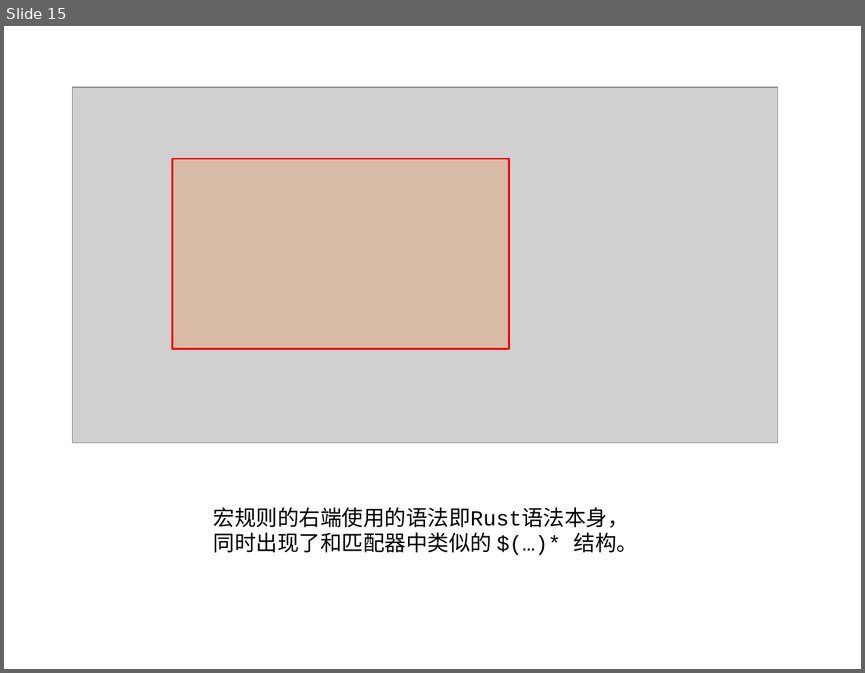
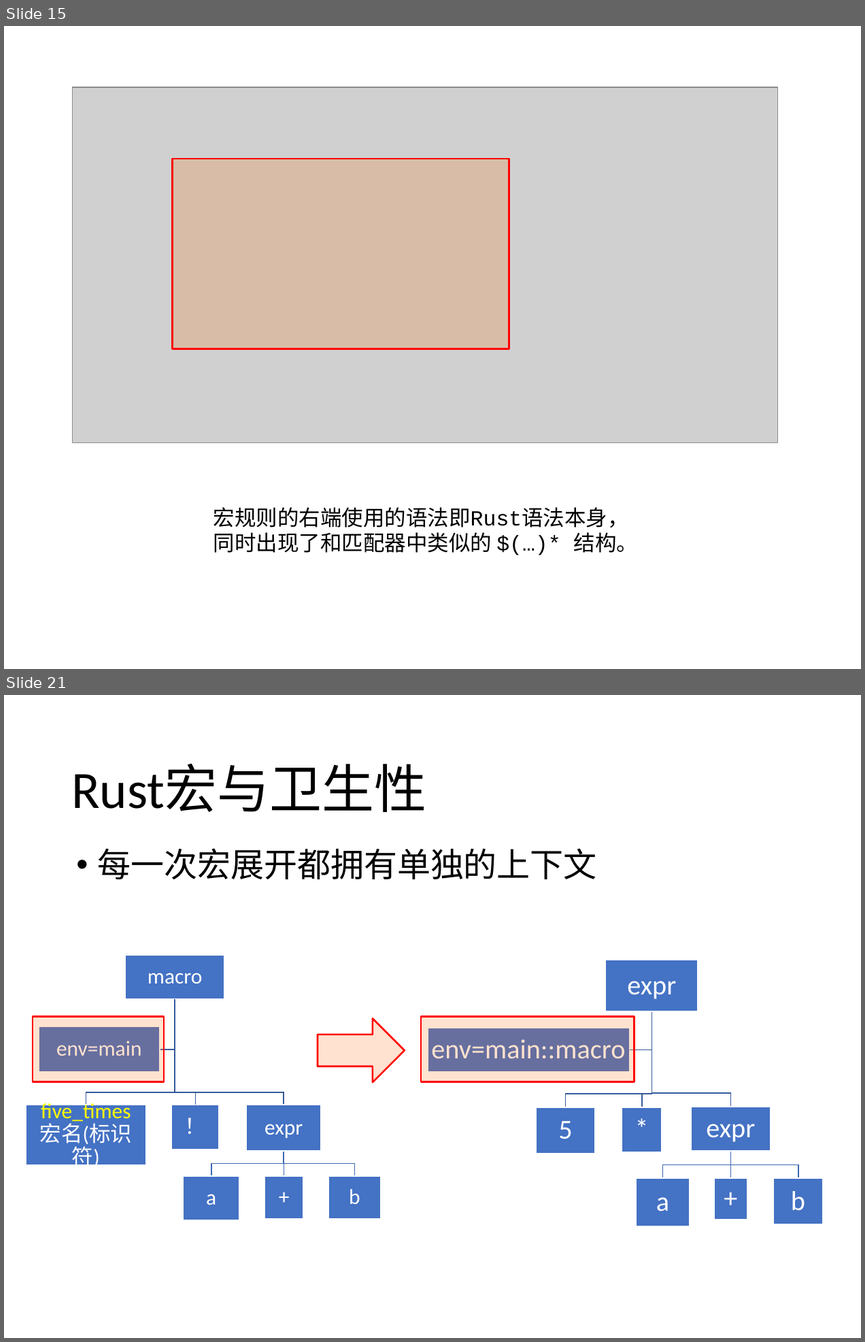
Before and after one commit to agave233/teamwork-14-Macro, a slide deck: Slides/Rust Part Slides.pptx. Shown one above the other, each under a label of ours: slide 15 before the commit, slides 15 and 21 after it; the slides between them are not shown. The pictures are 865x673 and 865x1342 pixels, drawn with LibreOffice and Linux fonts; fonts in the diff are those of the drawing; grey boxes stand for pictures. Boxes give left, top, right and bottom in pixels: in the first picture for what was removed or moved away, otherwise in the second. Text is boxed around its words. In the diff, an @@ line names an element or a change of style, - is before the commit and + after.

```diff
--- a/Slides/Rust Part Slides.pptx
+++ b/Slides/Rust Part Slides.pptx
@@ slide 21 added at (4, 695, 861, 1338), background #FFFFFF @@
@@ title added at (71, 764, 426, 812), 44 pt, text #000000 @@
+Rust宏与卫生性
@@ text added at (98, 848, 597, 879), 28 pt, text #000000 @@
+• 每一次宏展开都拥有单独的上下文
@@ rectangle added at (33, 1016, 163, 1081), fill #FF6600 at 19% opacity, outline #FF0000 1.5 pt @@
@@ right arrow added at (317, 1018, 404, 1081), fill #FF6600 at 19% opacity, outline #FF0000 1.5 pt @@
@@ rectangle added at (422, 1016, 634, 1081), fill #FF6600 at 19% opacity, outline #FF0000 1.5 pt @@
@@ group added at (26, 955, 381, 1219): 8 rectangles, 8 texts, 7 freeform shapes @@
+macro
+five_times
+宏名(标识符)
+！
+expr
+a
++
+b
+env=main
@@ group added at (427, 960, 823, 1226): 8 rectangles, 8 texts, 7 freeform shapes @@
+expr
+5
+*
+expr
+a
++
+b
+env=main::macro
```
Also in this commit, not shown: 2 slides changed, 3 other slides added.
